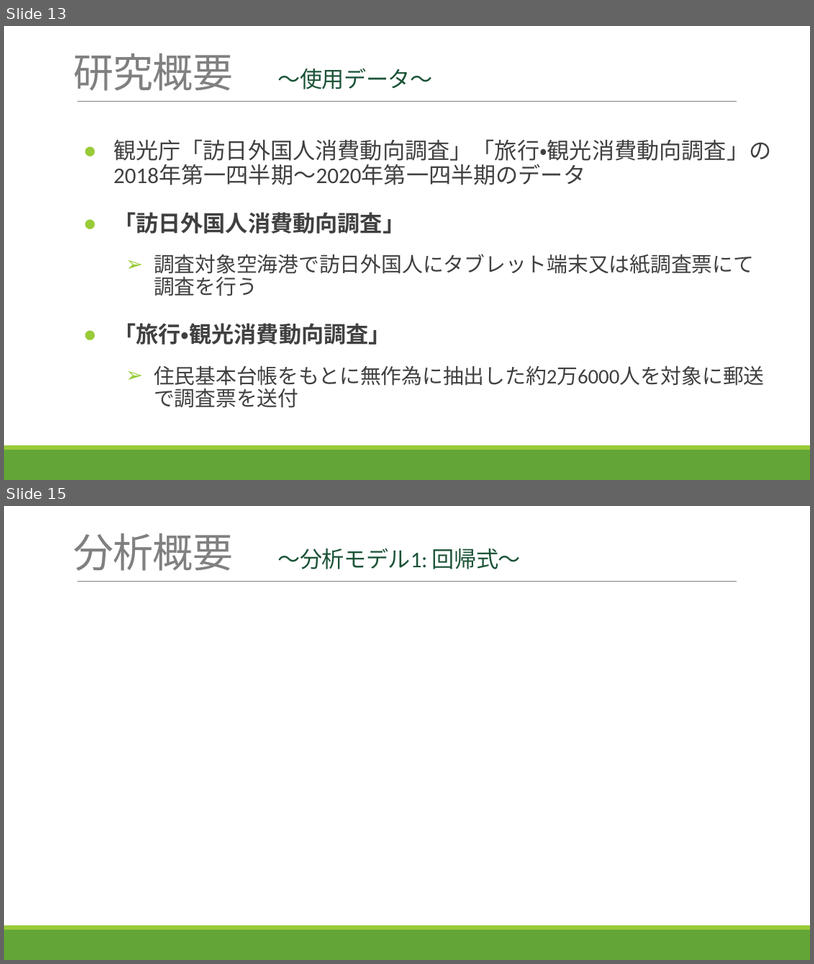
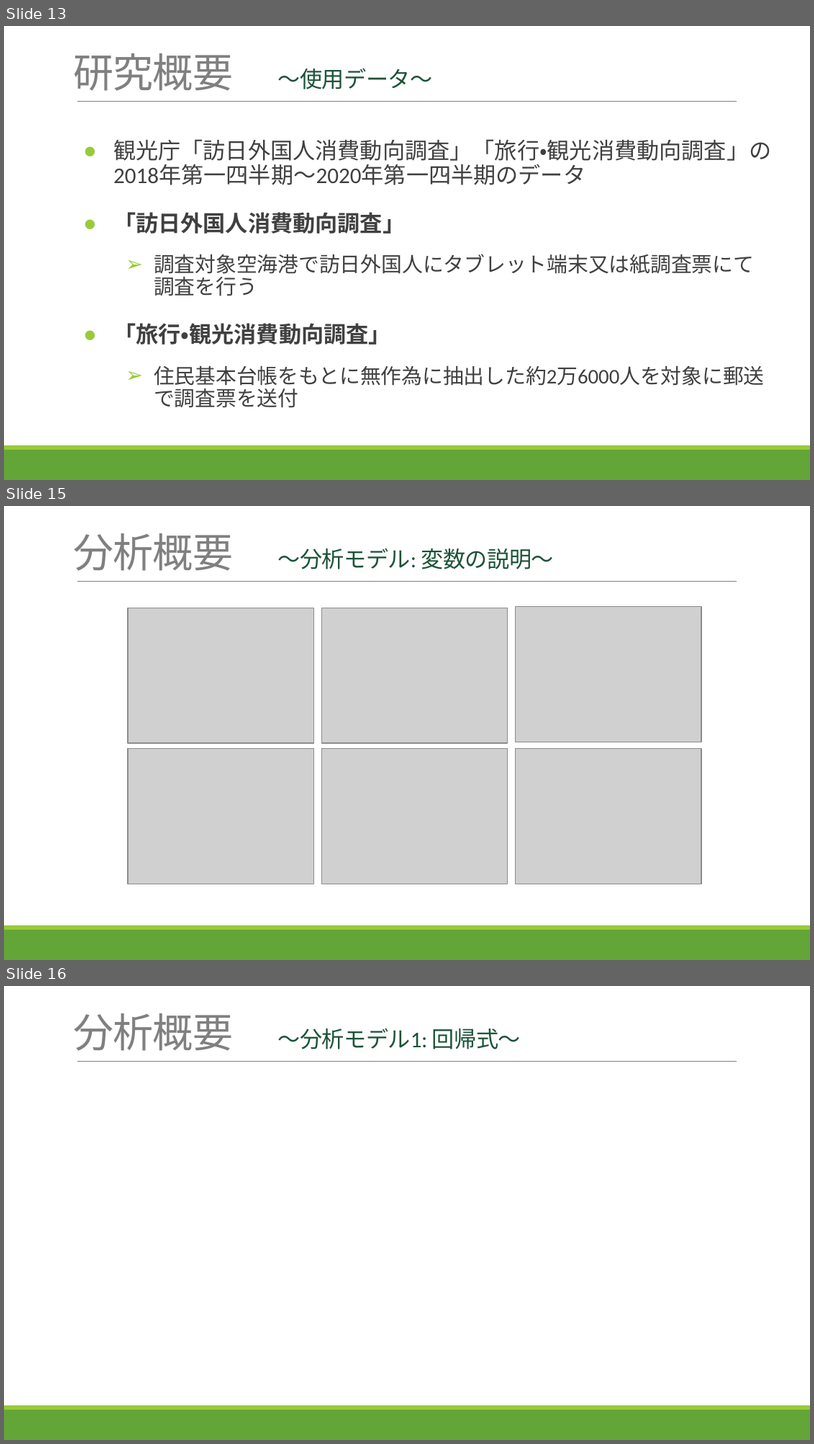
Before and after one commit to tth63425/jr_project, a slide deck: final_ver/最終版.pptx. Shown one above the other, each under a label of ours: slides 13 and 15 before the commit, slides 13, 15 and 16 after it; the slides between them are not shown. The pictures are 814x964 and 814x1444 pixels, drawn with LibreOffice and Linux fonts; fonts in the diff are those of the drawing; grey boxes stand for pictures. Boxes give left, top, right and bottom in pixels: in the first picture for what was removed or moved away, otherwise in the second. Text is boxed around its words. In the diff, an @@ line names an element or a change of style, - is before the commit and + after.

```diff
--- a/final_ver/最終版.pptx
+++ b/final_ver/最終版.pptx
@@ slide 15 added at [4,506,810,960], background #FFFFFF; not listed: 3 template elements that a slide beside it also shows @@
@@ text added at [73,533,554,571], 20 pt, text #1C5438 @@
+分析概要 〜分析モデル: 変数の説明〜
@@ picture added at [128,608,314,743] @@
@@ picture added at [322,608,508,743] @@
@@ picture added at [516,606,702,741] @@
@@ picture added at [128,748,314,883] @@
@@ picture added at [322,748,508,883] @@
@@ picture added at [516,748,702,883] @@
@@ what was slide 15 is now slide 16 @@
```
Also in this commit, not shown: 3 slides changed, 4 other slides added, 1 slide removed, 11 other files.
